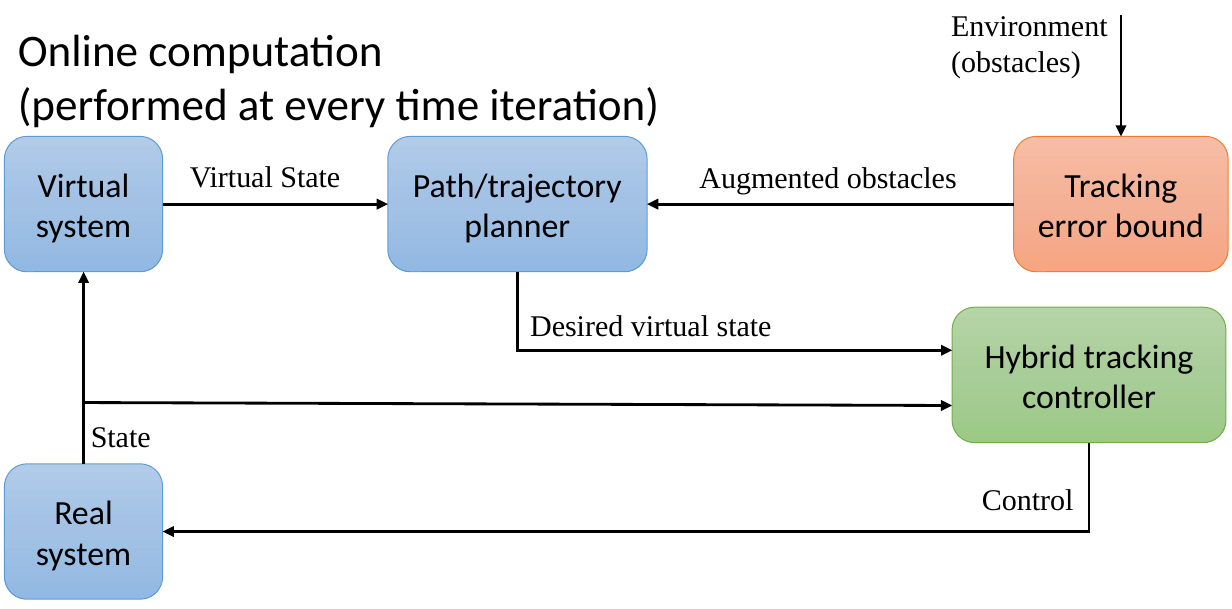
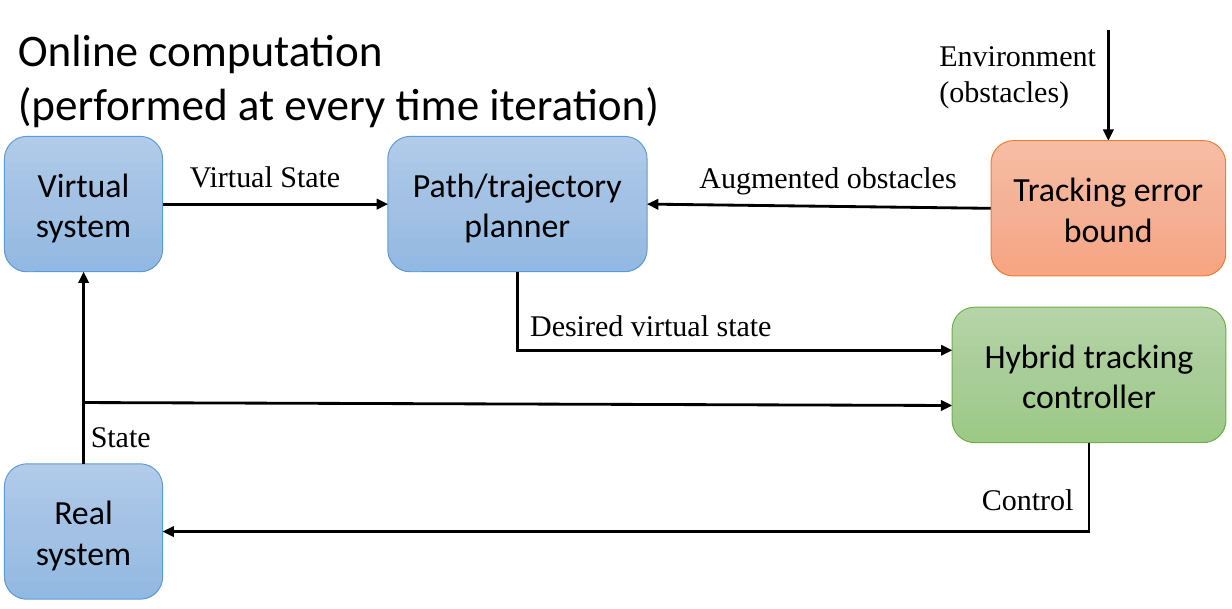
Before and after one commit to HJReachability/Tracking, a slide deck: slide 1 of docs/CDC 2017 Safe Tracking/fig/framework_online.pptx. Drawn at 1232x609 pixels with LibreOffice and Linux fonts; fonts in the diff are those of the drawing. Boxes give left, top, right and bottom in pixels: in the first picture for what was removed or moved away, otherwise in the second. Text is boxed around its words. In the diff, an @@ line names an element or a change of style, - is before the commit and + after.

```diff
--- a/docs/CDC 2017 Safe Tracking/fig/framework_online.pptx
+++ b/docs/CDC 2017 Safe Tracking/fig/framework_online.pptx
@@ text "Environment (obstacles)": place and size @@
-text "Environment (obstacles)" at <box>951,16,1108,78</box>
+text "Environment (obstacles)" at <box>939,46,1096,108</box>
@@ arrow moved from (1121, 15) - (1121, 137) to (1109, 30) - (1109, 141) @@
@@ rounded rectangle "Tracking error bound": place and size @@
-rounded rectangle "Tracking error bound" at <box>1014,137,1228,272</box>
+rounded rectangle "Tracking error bound" at <box>991,141,1225,276</box>
@@ arrow moved from (1014, 204) - (647, 204) to (991, 208) - (647, 204) @@
```
Also in this commit, not shown: 6 other files.
